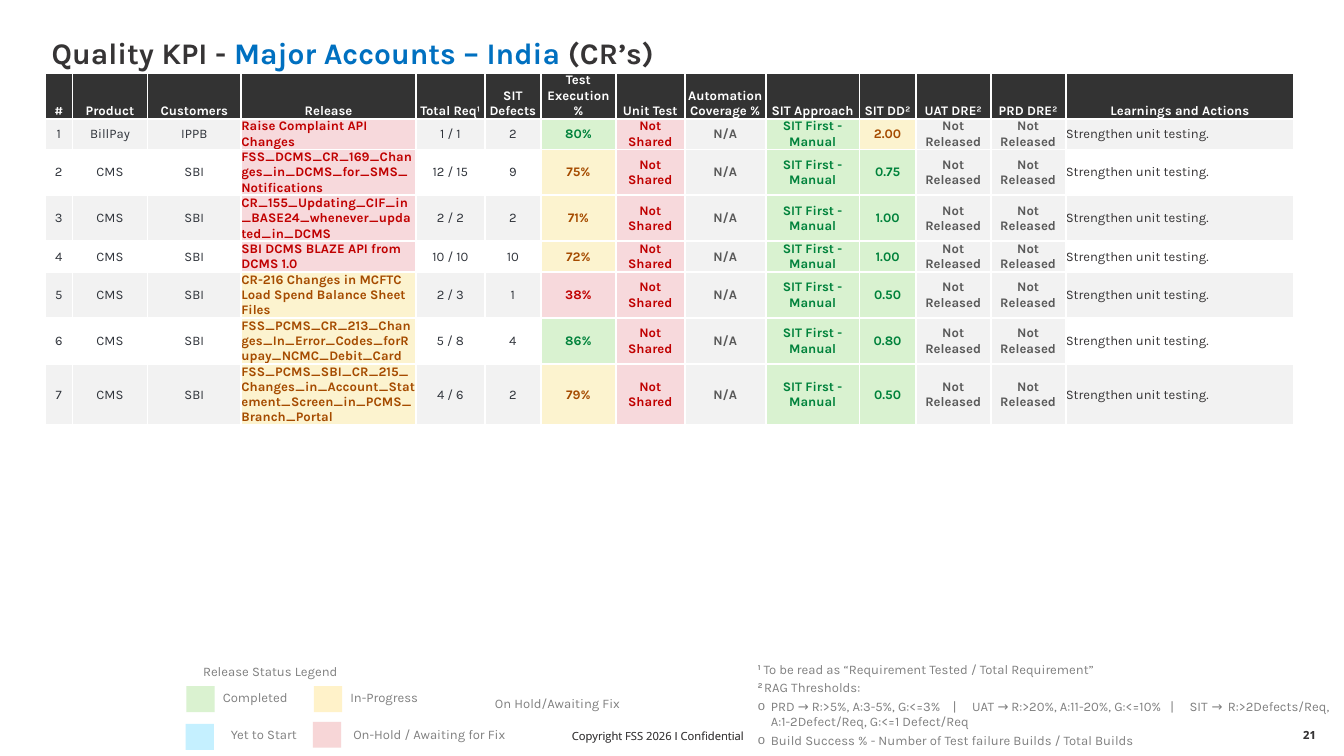
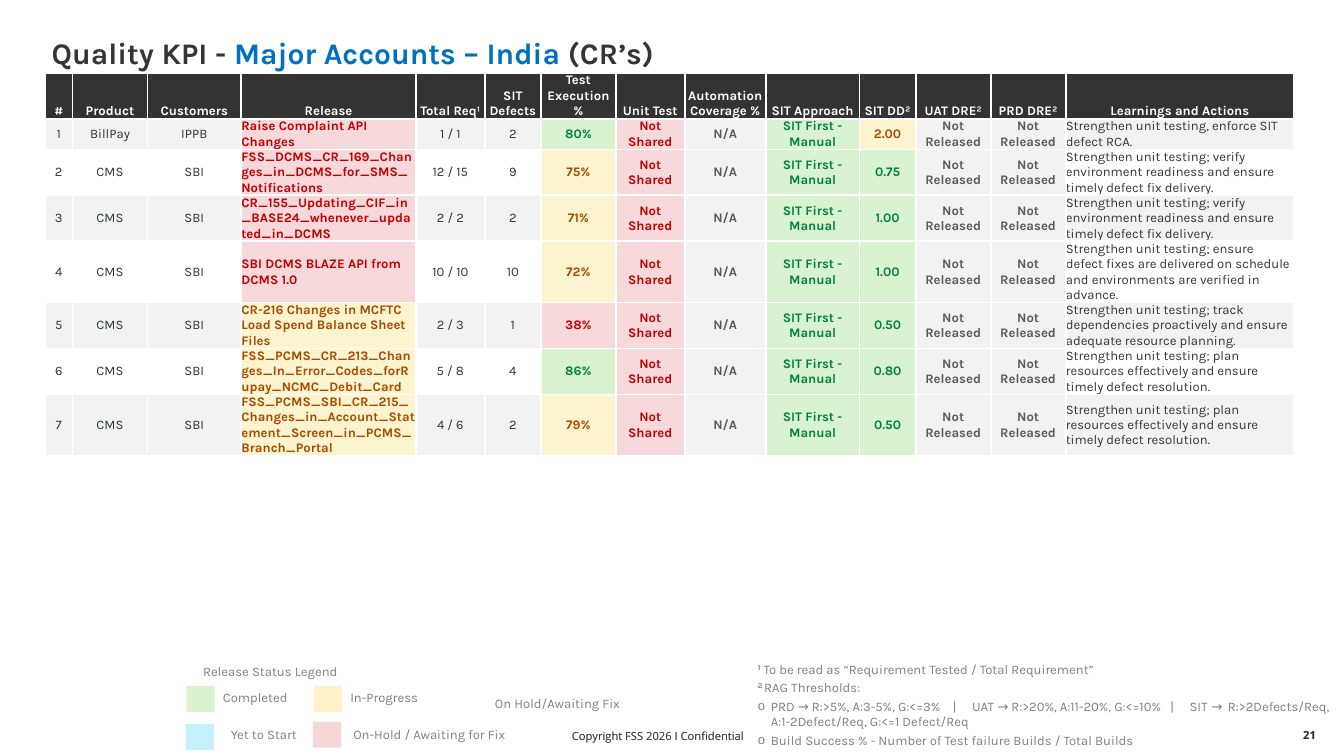
Before and after one commit to karthiksaai1985/KPI, a slide deck: slide 21 of KPI_20Nov2026.pptx. Drawn at 1344x756 pixels with LibreOffice and Linux fonts; fonts in the diff are those of the drawing; background and template pictures are left out. Boxes give left, top, right and bottom in pixels: in the first picture for what was removed or moved away, otherwise in the second. Text is boxed around its words. In the diff, an @@ line names an element or a change of style, - is before the commit and + after.

```diff
--- a/KPI_20Nov2026.pptx
+++ b/KPI_20Nov2026.pptx
@@ table at (x1=45, y1=73, x2=1295, y2=460) @@
-row 2, column 14: Strengthen unit testing.
+row 2, column 14: Strengthen unit testing, enforce SIT defect RCA.
-row 3, column 14: Strengthen unit testing.
+row 3, column 14: Strengthen unit testing; verify environment readiness and ensure timely defect fix delivery.
-row 4, column 14: Strengthen unit testing.
+row 4, column 14: Strengthen unit testing; verify environment readiness and ensure timely defect fix delivery.
-row 5, column 14: Strengthen unit testing.
+row 5, column 14: Strengthen unit testing; ensure defect fixes are delivered on schedule and environments are verified in advance.
-row 6, column 14: Strengthen unit testing.
+row 6, column 14: Strengthen unit testing; track dependencies proactively and ensure adequate resource planning.
-row 7, column 14: Strengthen unit testing.
+row 7, column 14: Strengthen unit testing; plan resources effectively and ensure timely defect resolution.
-row 8, column 14: Strengthen unit testing.
+row 8, column 14: Strengthen unit testing; plan resources effectively and ensure timely defect resolution.
```
Also in this commit, not shown: 7 other slides changed, 1 other file.
